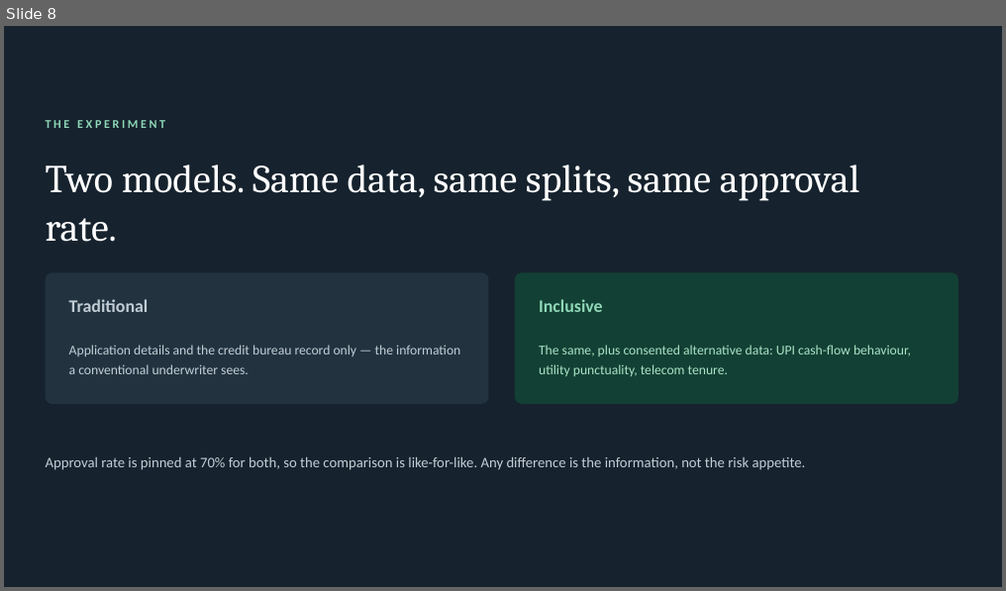
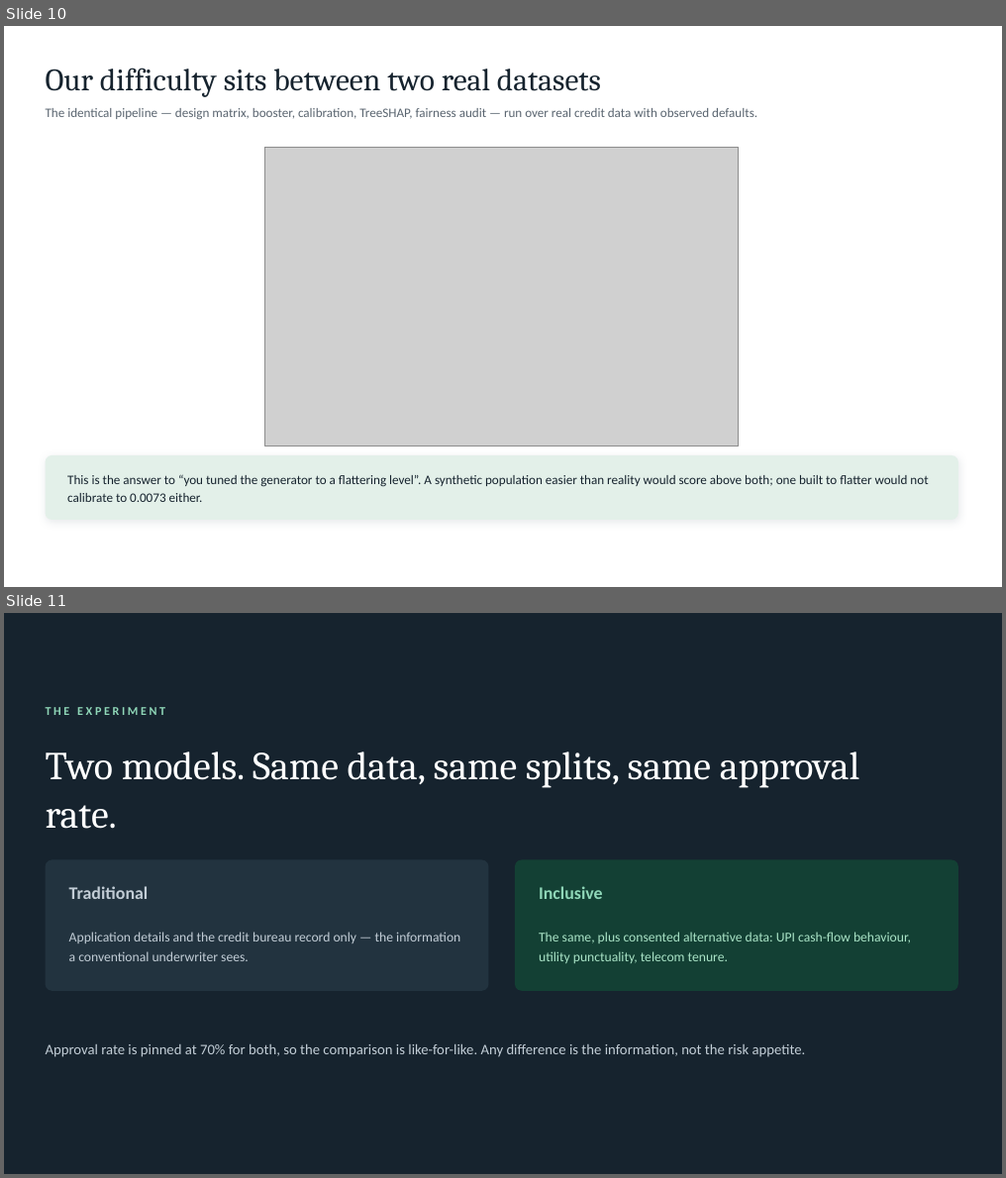
Before and after one commit to Nishantttt-ui/pratyaya, a slide deck: docs/Pratyaya-Synchrony-Hackathon.pptx. Shown one above the other, each under a label of ours: slide 8 before the commit, slides 10 and 11 after it. The pictures are 1006x591 and 1006x1178 pixels, drawn with LibreOffice and Linux fonts; fonts in the diff are those of the drawing; grey boxes stand for pictures. Boxes give left, top, right and bottom in pixels: in the first picture for what was removed or moved away, otherwise in the second. Text is boxed around its words. In the diff, an @@ line names an element or a change of style, - is before the commit and + after.

```diff
--- a/docs/Pratyaya-Synchrony-Hackathon.pptx
+++ b/docs/Pratyaya-Synchrony-Hackathon.pptx
@@ slide 10 added at <box>4,26,1002,587</box>, background #FFFFFF @@
@@ text added at <box>46,68,601,97</box>, 30 pt, text #16232E @@
+Our difficulty sits between two real datasets
@@ text added at <box>46,108,757,119</box>, 12.5 pt, text #5A6570 @@
+The identical pipeline — design matrix, booster, calibration, TreeSHAP, fairness audit — run over real credit data with observed defaults.
@@ picture added at <box>265,148,740,447</box> @@
@@ rounded rectangle added at <box>46,456,958,520</box>, fill #E3F0E9 @@
@@ text added at <box>67,474,928,502</box>, 12.5 pt, text #16232E @@
+This is the answer to “you tuned the generator to a flattering level”. A synthetic population easier than reality would score above both; one built to flatter would not calibrate to 0.0073 either.
@@ what was slide 8 is now slide 11 @@
```
Also in this commit, not shown: 10 other slides added, 1 slide removed, 12 other files.
